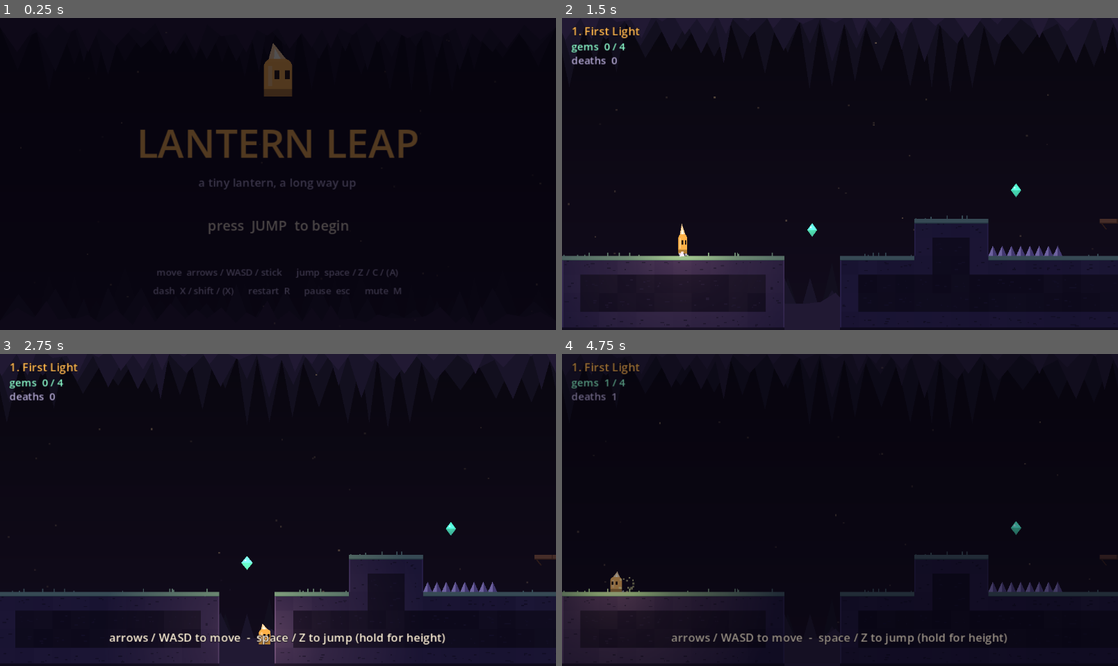
Above: before the commit, frames 1-4 (two rows, left to right).
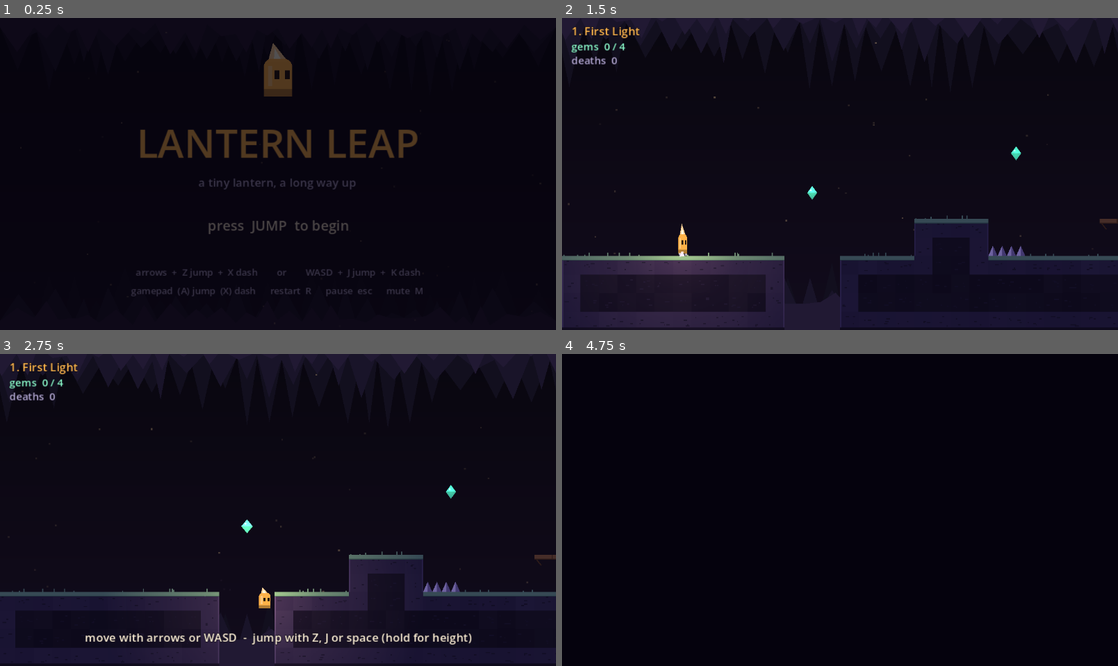
Above: after the commit, the same moments.

Repository: GodfreysDragon/lantern-leap
Game: Godot game, scene res://scenes/main.tscn
The game is run twice, just before and just after one commit, with the same random seed, the same clock (stepped at 60 frames per second) and the same inputs.
Inputs (mouse positions are in pixels of both pictures, inside the frame that each line leads up to):
- Up to frame 1 (0.25 s): no input
- Up to frame 2 (1.5 s): move the mouse to (962, 158) at 0.52 s; hold Right (move_right) 0.53-1.28 s; hold X (dash) 0.53-1.28 s; click (962, 158) at 0.67 s; tap Space (jump) at 0.77, 0.8, 1.07, 1.35 s; move the mouse to (728, 189) at 1.27 s; hold Down (move_down) from 1.28 s (still down)
- Up to frame 3 (2.75 s): tap Space (jump) at 1.52, 1.82, 2.3 s; tap X (dash) at 1.55 s; move the mouse to (333, 441) at 2.02 s; release Down (move_down) at 2.03 s; hold Right (move_right) from 2.03 s (still down); hold X (dash) from 2.03 s (still down)
- Up to frame 4 (4.75 s): move the mouse to (812, 572) at 2.77 s; release Right (move_right) at 2.78 s; release X (dash) at 2.78 s; hold Up (move_up) 2.78-3.53 s; tap Z at 2.85 s; click (812, 572) at 2.92 s; tap Space (jump) at 3.02, 3.32, 4.52 s; tap X (dash) at 3.05, 4.55 s; move the mouse to (1006, 556) at 3.52 s; hold Space (jump) 3.53-4.28 s; hold Left (move_left) from 3.53 s (still down); tap C at 3.6 s; tap M (mute) at 4.15 s; move the mouse to (673, 463) at 4.27 s; tap J at 4.35 s

The runs differ from the first frame. In frame 1, 0.7% of the frame differs, in the area x 23-76%, y 80-90%; in frame 2, 0.3%; in frame 3, 1.8%; in frame 4, 7.0%, in the area x 0-100%, y 2-100%.

Commit message:
Tune movement and levels from playtesting
- Ledge extensions: invisible one-tile one-way ledges past platform edges
  that only hold a player who walks off; coyote time still applies after.
- Wall jumps push out less so a single wall can be climbed; a new airborne
  wall touch refills the dash.
- Level 1: gems sit at the top of full jumps, smaller spike pit.
- Level 3: one-way drop past a spike-lined wall into a deeper well; removed
  the redundant crystal before the exit climb.
- Multi-line level hints, two advertised keyboard layouts, checkpoint
  respawn position fix.
- Tests for ledge extensions, coyote time, wall climb and wall dash refill
  (75 checks).
- MIT license; stop tracking Godot import files for docs screenshots.

Co-Authored-By: Claude Opus 5.5 <noreply@anthropic.com>

Diff:
--- a/project.godot
+++ b/project.godot
@@ -42,6 +42,7 @@
 2d_physics/layer_1="world"
 2d_physics/layer_2="player"
 2d_physics/layer_3="pickups"
+2d_physics/layer_4="ledges"
 
 [rendering]
 
--- a/scripts/entities/checkpoint.gd
+++ b/scripts/entities/checkpoint.gd
@@ -34,7 +34,7 @@
 	create_tween().tween_property(_light, "energy", 1.0, 0.4).from(3.0)
 	Fx.burst(get_parent(), position + Vector2(0, -22), FLAME, 16, 80.0, Vector2.UP, 120.0, 0.6, 80.0)
 	Sfx.play("checkpoint", 0.0)
-	reached.emit(position)
+	reached.emit(global_position)
 
 
 func _process(delta: float) -> void:
--- a/scripts/level/level.gd
+++ b/scripts/level/level.gd
@@ -8,6 +8,8 @@
 signal exit_reached
 
 const TILE := 16
+## Physics layer of the invisible ledge extensions (see _build_ledges).
+const LEDGE_LAYER := 4
 const AMBIENT := Color(0.5, 0.46, 0.66)
 
 var data: LevelData
@@ -29,6 +31,7 @@
 	add_child(art)
 
 	_build_solids()
+	_build_ledges()
 	_build_side_walls()
 	_build_entities()
 
@@ -133,6 +136,43 @@
 	return true
 
 
+## Invisible one-tile extensions past platform edges: walking off a ledge,
+## the player keeps their footing for one more tile and can still jump. The
+## player only collides with them while grounded (see Player), so they never
+## catch a jump or a fall, and they take the place of coyote time.
+func _build_ledges() -> void:
+	var body := StaticBody2D.new()
+	body.name = "Ledges"
+	body.collision_layer = 0
+	body.set_collision_layer_value(LEDGE_LAYER, true)
+	body.collision_mask = 0
+	add_child(body)
+	for y in data.height:
+		for x in data.width:
+			for dir: int in [-1, 1]:
+				if _has_ledge(x, y, dir):
+					_add_one_way_shape(body, Vector2(x + dir, y) * TILE)
+
+
+func _has_ledge(x: int, y: int, dir: int) -> bool:
+	var standable := LevelData.SOLID + LevelData.ONE_WAY
+	var blocking := standable + LevelData.CRUMBLE
+	var nx := x + dir
+	if y == 0 or not data.cell(x, y) in standable or data.cell(x, y - 1) in blocking:
+		return false  # not the exposed top of a platform
+	if nx < 0 or nx >= data.width:
+		return false
+	# Room to stand, nothing sharp within reach, and a real drop below (a one-
+	# tile step down needs no help, and the shape would overlap the player).
+	for c in [data.cell(nx, y), data.cell(nx, y - 1), data.cell(nx + dir, y - 1)]:
+		if c in blocking or c == LevelData.SPIKE:
+			return false
+	if data.cell(nx, y + 1) in blocking:
+		return false
+	# Gaps narrower than three tiles would be bridged; they're an easy jump anyway.
+	return not (data.cell(nx + dir, y) in blocking or data.cell(nx + dir * 2, y) in blocking)
+
+
 ## Invisible walls on the left/right edges (tall, so you can't hop over them).
 func _build_side_walls() -> void:
 	var body := StaticBody2D.new()
@@ -148,15 +188,18 @@
 func _add_one_way(top_left: Vector2) -> void:
 	var body := StaticBody2D.new()
 	body.collision_mask = 0
-	body.position = top_left
+	add_child(body)
+	_add_one_way_shape(body, top_left)
+
+
+static func _add_one_way_shape(body: StaticBody2D, top_left: Vector2) -> void:
 	var shape := CollisionShape2D.new()
 	var rect := RectangleShape2D.new()
 	rect.size = Vector2(TILE, 4)
 	shape.shape = rect
-	shape.position = Vector2(TILE * 0.5, 2)
+	shape.position = top_left + Vector2(TILE * 0.5, 2)
 	shape.one_way_collision = true
 	body.add_child(shape)
-	add_child(body)
 
 
 static func _add_rect(body: StaticBody2D, rect: Rect2) -> void:
--- a/scripts/level/level_data.gd
+++ b/scripts/level/level_data.gd
@@ -19,7 +19,7 @@
 
 var id := ""
 var name := "Untitled"
-var hint := ""
+var hints := PackedStringArray()
 var rows := PackedStringArray()
 var width := 0
 var height := 0
@@ -48,7 +48,7 @@
 			var value := line.substr(line.find(":") + 1).strip_edges()
 			match key:
 				"name": data.name = value
-				"hint": data.hint = value
+				"hint": data.hints.append(value)
 
 	while not data.rows.is_empty() and data.rows[-1].strip_edges().is_empty():
 		data.rows.remove_at(data.rows.size() - 1)
--- a/scripts/main.gd
+++ b/scripts/main.gd
@@ -115,7 +115,7 @@
 	hud.visible = true
 	mode = Mode.PLAYING
 	screens.fade(0.0, 0.35)
-	hud.show_hint(level.data.hint)
+	hud.show_hints(level.data.hints)
 
 
 func _build_level(index: int) -> void:
--- a/scripts/player/player.gd
+++ b/scripts/player/player.gd
@@ -2,7 +2,8 @@
 extends CharacterBody2D
 ## Platformer controller tuned for game feel rather than physical accuracy.
 ##
-## Forgiveness: coyote time, jump buffering, corner correction, wall coyote.
+## Forgiveness: ledge extensions (see Level), coyote time, jump buffering,
+## corner correction, wall coyote.
 ## Expressiveness: variable jump height, apex hang, fast-fall, 8-way dash with
 ## dash-jump momentum. Every tunable is exported so it can be tweaked live
 ## from the inspector while the game is running.
@@ -41,9 +42,11 @@
 
 @export_group("Wall")
 @export var wall_slide_speed := 55.0
-@export var wall_jump_velocity := Vector2(150.0, 290.0)
+## A small sideways push keeps the player close to the wall, so a single
+## wall can be climbed by kicking off it repeatedly.
+@export var wall_jump_velocity := Vector2(80.0, 290.0)
 ## Horizontal input is ignored this long after a wall jump so the push-off reads.
-@export var wall_jump_lock := 0.13
+@export var wall_jump_lock := 0.08
 @export var wall_coyote_time := 0.08
 
 @export_group("Dash")
@@ -68,6 +71,7 @@
 var _ghost_timer := 0.0
 var _dust_timer := 0.0
 var _was_on_floor := true
+var _was_on_wall := false
 var _prev_velocity := Vector2.ZERO
 var _input := Vector2.ZERO
 var _light_energy := 1.0
@@ -95,6 +99,9 @@
 		State.DASH:
 			_dash_step(delta)
 
+	# Ledge extensions only hold up a player who walks off an edge they were
+	# standing on. Anything airborne (jumps, falls, springs) passes through.
+	set_collision_mask_value(Level.LEDGE_LAYER, _was_on_floor and velocity.y >= 0.0)
 	_corner_correct(delta)
 	move_and_slide()
 	_after_move(delta)
@@ -317,6 +324,7 @@
 	_jump_buffer = 0.0
 	_dash_buffer = 0.0
 	_wall_lock = 0.0
+	_was_on_wall = false
 	visual.visible = true
 	visual.dashing = false
 	visual.squash = Vector2(1.5, 0.5)
@@ -352,6 +360,13 @@
 			Juice.shake(0.12)
 	_was_on_floor = on_floor
 
+	# Touching a wall in the air refills the dash. Only a new touch counts, so
+	# dashing up along one wall can't be chained forever.
+	var on_wall := not on_floor and _wall_dir() != 0
+	if on_wall and not _was_on_wall:
+		has_dash = true
+	_was_on_wall = on_wall
+
 	# Run dust and skid puffs.
 	if on_floor and state == State.NORMAL:
 		_dust_timer -= delta
--- a/scripts/ui/hud.gd
+++ b/scripts/ui/hud.gd
@@ -64,16 +64,20 @@
 	_timer.text = UiKit.format_time(seconds)
 
 
-func show_hint(text: String) -> void:
-	if text.is_empty():
-		return
-	_hint.text = text
+## Shows each tutorial line in turn, fading between them.
+func show_hints(lines: PackedStringArray) -> void:
 	if _hint_tween:
 		_hint_tween.kill()
+	_hint.modulate.a = 0.0
+	if lines.is_empty():
+		return
 	_hint_tween = create_tween()
-	_hint_tween.tween_property(_hint, "modulate:a", 1.0, 0.4).set_delay(0.6)
-	_hint_tween.tween_interval(5.0)
-	_hint_tween.tween_property(_hint, "modulate:a", 0.0, 0.8)
+	for i in lines.size():
+		var line := lines[i]
+		_hint_tween.tween_callback(func() -> void: _hint.text = line)
+		_hint_tween.tween_property(_hint, "modulate:a", 1.0, 0.4).set_delay(0.6 if i == 0 else 0.2)
+		_hint_tween.tween_interval(5.0)
+		_hint_tween.tween_property(_hint, "modulate:a", 0.0, 0.8)
 
 
 func _pulse(label: Label) -> void:
--- a/scripts/ui/screens.gd
+++ b/scripts/ui/screens.gd
@@ -64,8 +64,8 @@
 			UiKit.MUTED, HORIZONTAL_ALIGNMENT_CENTER))
 	col.add_child(UiKit.spacer(18))
 	for line in [
-		"move  arrows / WASD / stick      jump  space / Z / C / (A)",
-		"dash  X / shift / (X)      restart  R      pause  esc      mute  M",
+		"arrows  +  Z jump  +  X dash        or        WASD  +  J jump  +  K dash",
+		"gamepad  (A) jump  (X) dash      restart  R      pause  esc      mute  M",
 	]:
 		col.add_child(UiKit.label(line, 8, UiKit.MUTED, HORIZONTAL_ALIGNMENT_CENTER))
 
--- a/tests/run_tests.gd
+++ b/tests/run_tests.gd
@@ -33,11 +33,14 @@
 	print("\n== Movement contracts")
 	await _test_run_speed()
 	await _test_jump_heights()
+	await _test_ledge_extension()
 	await _test_coyote_time()
 	await _test_jump_buffer()
 	await _test_dash_distance()
 	await _test_corner_correction()
 	await _test_wall_slide_and_jump()
+	await _test_wall_climb()
+	await _test_wall_refills_dash()
 
 	print("\n== End-to-end")
 	await _test_full_run()
@@ -157,21 +160,79 @@
 	await _teardown(p)
 
 
+## A real Level: a ledge (top at y = 80, edge at x = 128) above a floor 3 tiles
+## lower, so the ledge extension spans x 128..144 at y = 80.
+const LEDGE_MAP := """---
+
+
+
+
+
+########
+########
+########
+####################
+"""
+
+
+func _make_ledge_level(at: Vector2) -> Player:
+	var level := Level.new()
+	level.build(LevelData.parse(LEDGE_MAP, "ledge_test"))
+	get_tree().root.add_child(level)
+	var player: Player = PLAYER_SCENE.instantiate()
+	level.add_child(player)
+	player.global_position = at
+	await _frames(10)
+	return player
+
+
+func _test_ledge_extension() -> void:
+	var p := await _make_ledge_level(Vector2(100, 80))
+	Input.action_press("move_right")
+	while p.global_position.x < 138.0:  # body fully past the real edge (x 133..143)
+		await get_tree().physics_frame
+	_check(p.is_on_floor() and absf(p.global_position.y - 80.0) < 0.5,
+		"walking off a ledge is caught for one more tile (floor %s, y %.2f)" % [p.is_on_floor(), p.global_position.y])
+	Input.action_press("jump")
+	await _frames(2)
+	_check(p.velocity.y < 0.0, "jump works from the ledge extension")
+	await _teardown(p)
+
+	p = await _make_ledge_level(Vector2(100, 80))
+	Input.action_press("move_right")
+	while p.global_position.x < 160.0:
+		await get_tree().physics_frame
+	_check(not p.is_on_floor() and p.global_position.y > 80.0, "past the extension, the player falls")
+	await _teardown(p)
+
+	# Standing on the floor under the extension: a jump rises through it and
+	# the fall back down isn't caught by it.
+	p = await _make_ledge_level(Vector2(136, 128))
+	var peak := await _jump_height(p, 9999)
+	_check(peak > 48.0 + 4.0, "jumping up through a ledge extension isn't blocked (%.1fpx)" % peak)
+	await _frames(60)
+	_check(p.is_on_floor() and absf(p.global_position.y - 128.0) < 0.5,
+		"falling through a ledge extension isn't caught by it (floor %s, y %.2f)" % [p.is_on_floor(), p.global_position.y])
+	await _teardown(p)
+
+
+## Coyote time starts where the ledge extension ends: a jump pressed just
+## after walking off it still fires, one pressed much later doesn't.
 func _test_coyote_time() -> void:
-	# Floor ends at x = 0; start just left of the edge and run off.
-	var p := await _make_arena()
-	p.get_parent().get_child(0).get_child(0).position.x = -800  # shift floor so it ends at x=0
-	p.global_position = Vector2(-20, 0)
-	await _frames(5)
-	Input.action_press("move_right")
-	while p.is_on_floor():
-		await get_tree().physics_frame
-	await _frames(6)  # 50ms after leaving the ledge
-	_check(not p.is_on_floor(), "player has left the ledge")
-	Input.action_press("jump")
-	await _frames(2)
-	_check(p.velocity.y < 0.0, "jump still works 50ms after running off a ledge")
-	await _teardown(p)
+	for late: bool in [false, true]:
+		var p := await _make_ledge_level(Vector2(100, 80))
+		Input.action_press("move_right")
+		while p.is_on_floor():
+			await get_tree().physics_frame
+		Input.action_release("move_right")
+		await _frames(18 if late else 4)
+		Input.action_press("jump")
+		await _frames(2)
+		if late:
+			_check(p.velocity.y >= 0.0, "a jump long after leaving the ledge does nothing")
+		else:
+			_check(p.velocity.y < 0.0, "coyote time: a jump just after leaving the ledge extension fires")
+		await _teardown(p)
 
 
 func _test_jump_buffer() -> void:
@@ -241,6 +302,69 @@
 	_check(p.velocity.x < 0.0 and p.velocity.y < 0.0, "jumping on a wall kicks up and away")
 	await _frames(8)
 	_check(p.global_position.y < y_before, "wall jump gains height")
+	await _teardown(p)
+
+
+## Climbing a single wall by holding toward it and jumping whenever it's
+## touched. Returns [height gained in 1.5s, furthest push-out from the wall].
+func _climb_wall(p: Player) -> Array[float]:
+	var start_y := p.global_position.y
+	var furthest := 0.0
+	Input.action_press("move_right")
+	await _frames(2)
+	var left_wall := true
+	for i in 180:
+		# Hold jump for full height, re-pressing it each time the wall is touched again.
+		if not Input.is_action_pressed("jump"):
+			Input.action_press("jump")
+		elif left_wall and (p.is_on_wall() or p.is_on_floor()):
+			Input.action_release("jump")
+			left_wall = false
+		elif not p.is_on_wall():
+			left_wall = true
+		await get_tree().physics_frame
+		if p.global_position.y < start_y - 4.0:
+			furthest = maxf(furthest, 8.0 - (p.global_position.x + Player.SIZE.x * 0.5))
+	_release_all()
+	return [start_y - p.global_position.y, furthest]
+
+
+func _test_wall_climb() -> void:
+	var p := await _make_arena([Rect2(8, -900, 16, 900)])
+	p.global_position.x = 3.0  # flush against the wall face
+	await _frames(2)
+	var result := await _climb_wall(p)
+	_check(result[0] > 200.0, "a single wall climbs fast (%.0fpx in 1.5s)" % result[0])
+	_check(result[1] < 12.0, "a wall jump pushes out less than a tile (%.1fpx)" % result[1])
+	await _teardown(p)
+
+
+func _test_wall_refills_dash() -> void:
+	# Wall face 3px to the right: spend the dash in the air, then drift into it.
+	var p := await _make_arena([Rect2(8, -300, 16, 300)])
+	Input.action_press("jump")
+	await _frames(6)
+	Input.action_press("move_up")
+	Input.action_press("dash")
+	await _frames(2)
+	Input.action_release("dash")
+	Input.action_release("move_up")
+	_check(not p.has_dash and not p.is_on_wall(), "dash spent in the air, clear of the wall")
+	while p.state == Player.State.DASH:
+		await get_tree().physics_frame
+	Input.action_press("move_right")
+	for i in 60:
+		await get_tree().physics_frame
+		if p.has_dash:
+			break
+	_check(p.has_dash and not p.is_on_floor(), "touching a wall refills the dash")
+	# Dashing up along the same wall spends it; staying in contact doesn't refill.
+	Input.action_press("move_up")
+	Input.action_press("dash")
+	await _frames(2)
+	Input.action_release("dash")
+	await _frames(20)
+	_check(not p.has_dash, "staying on the wall doesn't refill it again")
 	await _teardown(p)
 
 
Not shown, added: docs/.gdignore
Not shown, removed: docs/screenshots/level1_1.png.import
Not shown, removed: docs/screenshots/level1_2.png.import
Not shown, removed: docs/screenshots/level1_3.png.import
Not shown, removed: docs/screenshots/level2_1.png.import
Not shown, removed: docs/screenshots/level2_2.png.import
Not shown, removed: docs/screenshots/level2_3.png.import
Not shown, removed: docs/screenshots/level3_1.png.import
Not shown, removed: docs/screenshots/level3_2.png.import
Not shown, removed: docs/screenshots/level3_3.png.import
Not shown, removed: docs/screenshots/level4_1.png.import
Not shown, removed: docs/screenshots/level4_2.png.import
(and 7 more such lines)
